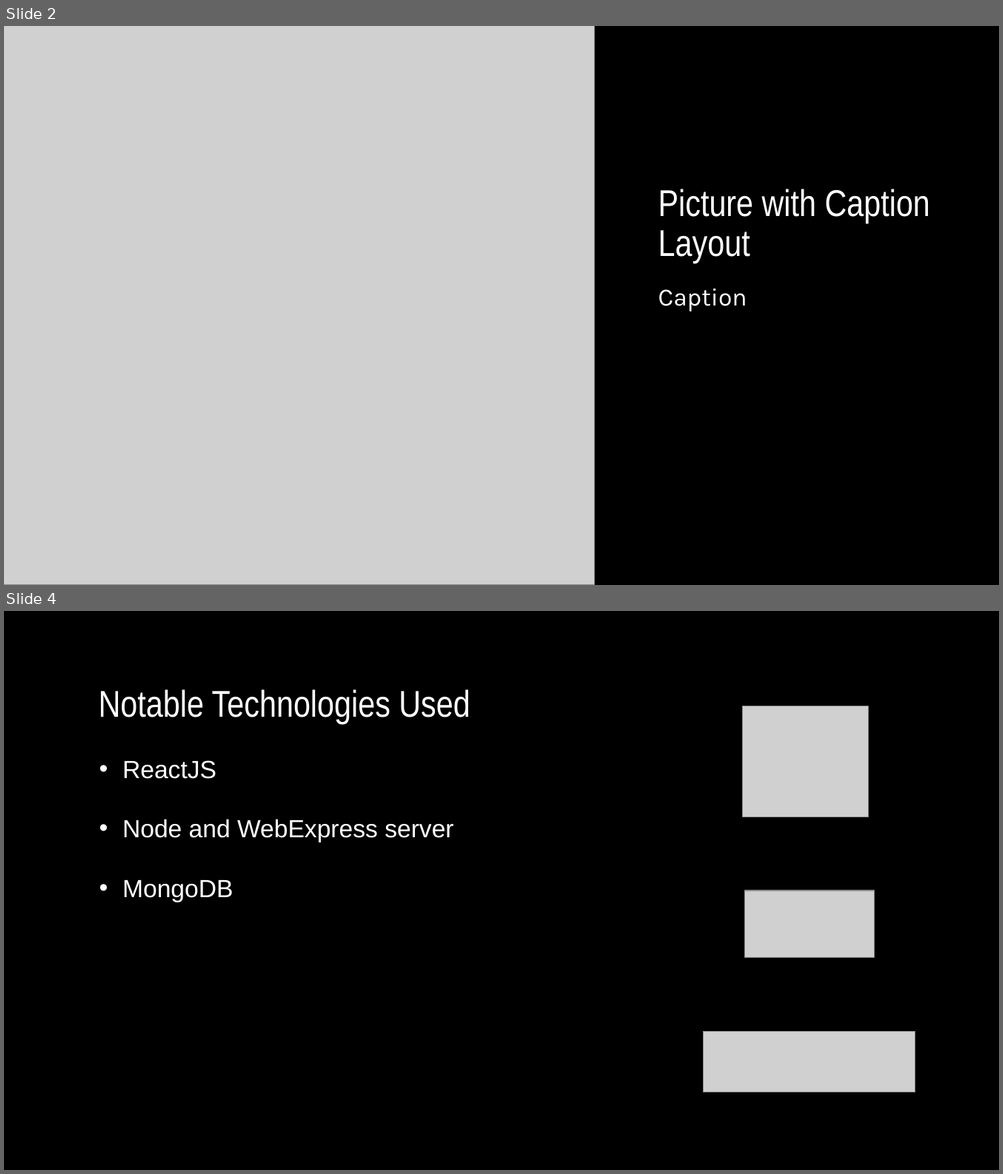
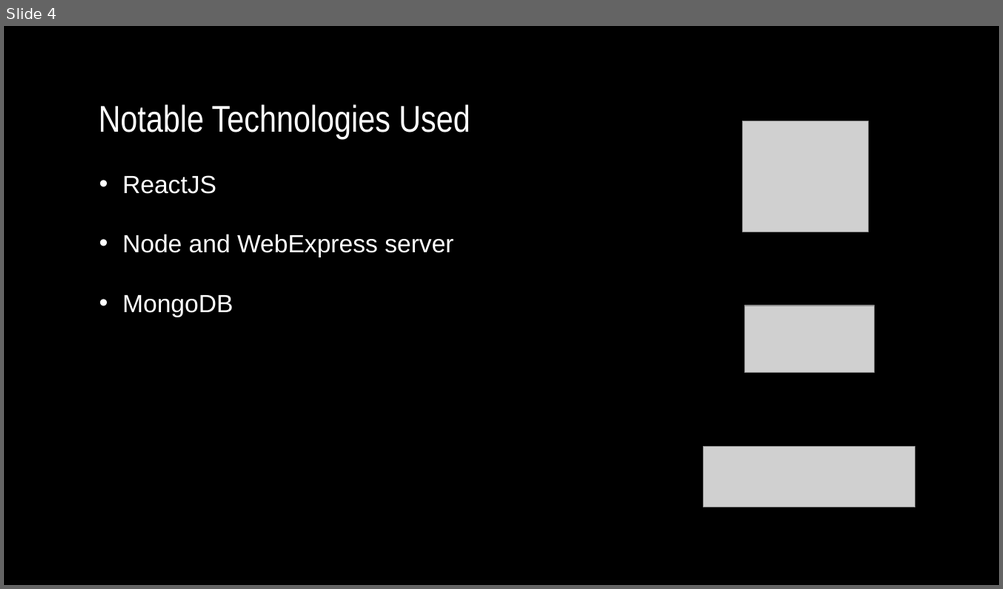
Before and after one commit to bcGoesTurbo/Sideline-Coach, a slide deck: Sideline Coach.pptx. Shown one above the other, each under a label of ours: slides 2 and 4 before the commit, slide 4 after it; the slides between them are not shown. The pictures are 1003x1174 and 1003x589 pixels, drawn with LibreOffice and Linux fonts; fonts in the diff are those of the drawing; grey boxes stand for pictures; background and template pictures are left out. Boxes give left, top, right and bottom in pixels: in the first picture for what was removed or moved away, otherwise in the second. Text is boxed around its words. In the diff, an @@ line names an element or a change of style, - is before the commit and + after.

```diff
--- a/Sideline Coach.pptx
+++ b/Sideline Coach.pptx
@@ slide 2 removed at [4, 26, 999, 585], background picture (left out) @@
@@ picture removed at [4, 26, 595, 585] @@
@@ rectangle removed at [595, 26, 614, 585] @@
@@ title removed at [658, 189, 930, 264] @@
-Picture with Caption Layout
@@ text removed at [658, 289, 747, 312] @@
-Caption
```
Also in this commit, not shown: 3 slides changed, 1 slide added, 4 other slides removed.
